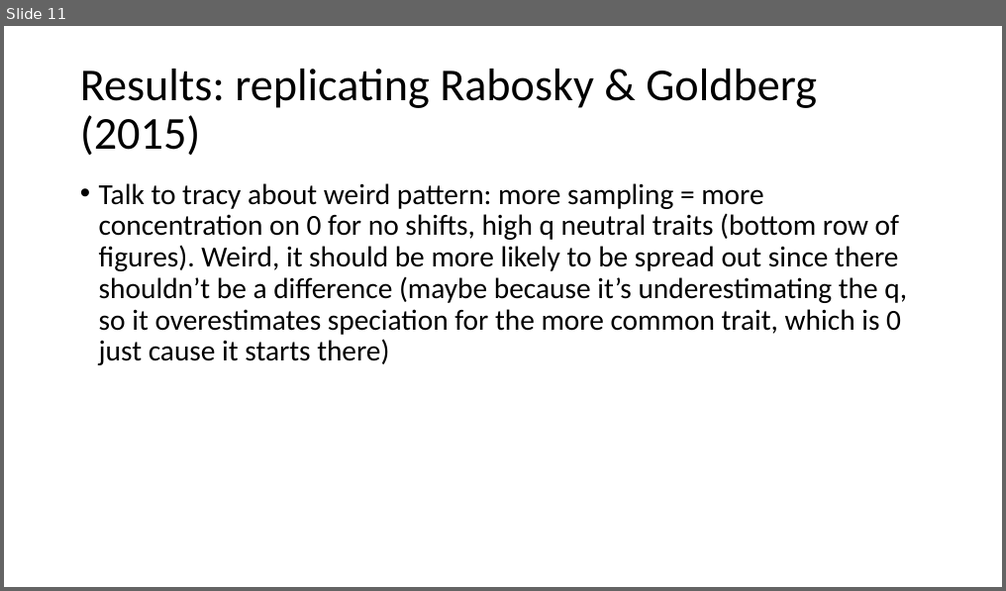
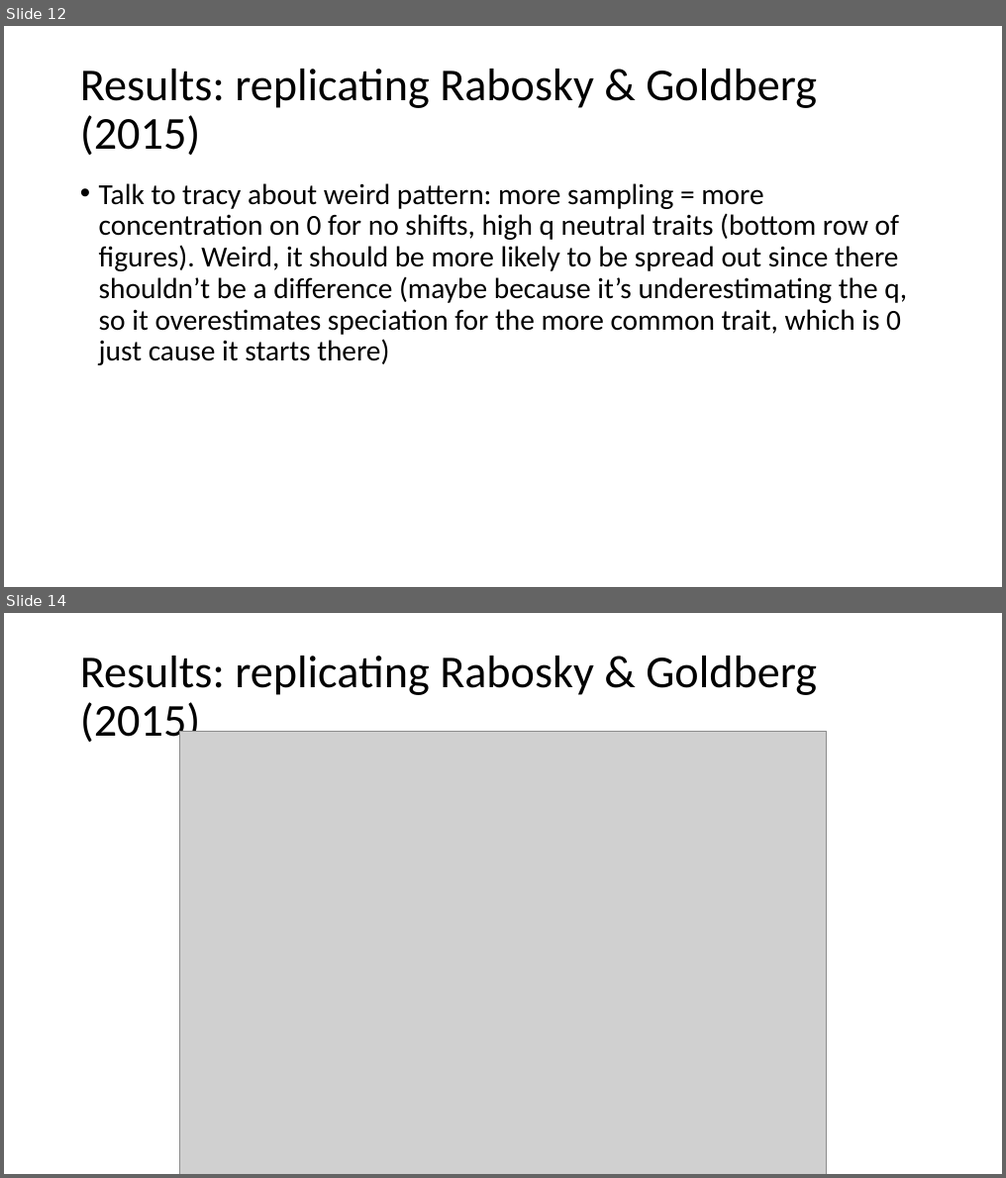
Before and after one commit to brpetrucci/ssetests_chap1, a slide deck: presentation/evol_2023.pptx. Shown one above the other, each under a label of ours: slide 11 before the commit, slides 12 and 14 after it; the slides between them are not shown. The pictures are 1006x591 and 1006x1178 pixels, drawn with LibreOffice and Linux fonts; fonts in the diff are those of the drawing; grey boxes stand for pictures. Boxes give left, top, right and bottom in pixels: in the first picture for what was removed or moved away, otherwise in the second. Text is boxed around its words. In the diff, an @@ line names an element or a change of style, - is before the commit and + after.

```diff
--- a/presentation/evol_2023.pptx
+++ b/presentation/evol_2023.pptx
@@ slide 14 added at [4,613,1002,1174], background #FFFFFF @@
@@ title added at [80,656,817,748], 44 pt, text #000000 @@
+Results: replicating Rabosky & Goldberg (2015)
@@ picture added at [179,731,826,1174] @@
@@ what was slide 11 is now slide 12 @@
```
Also in this commit, not shown: 4 slides changed, 17 other slides added, 8 slides removed, 5 other files.
